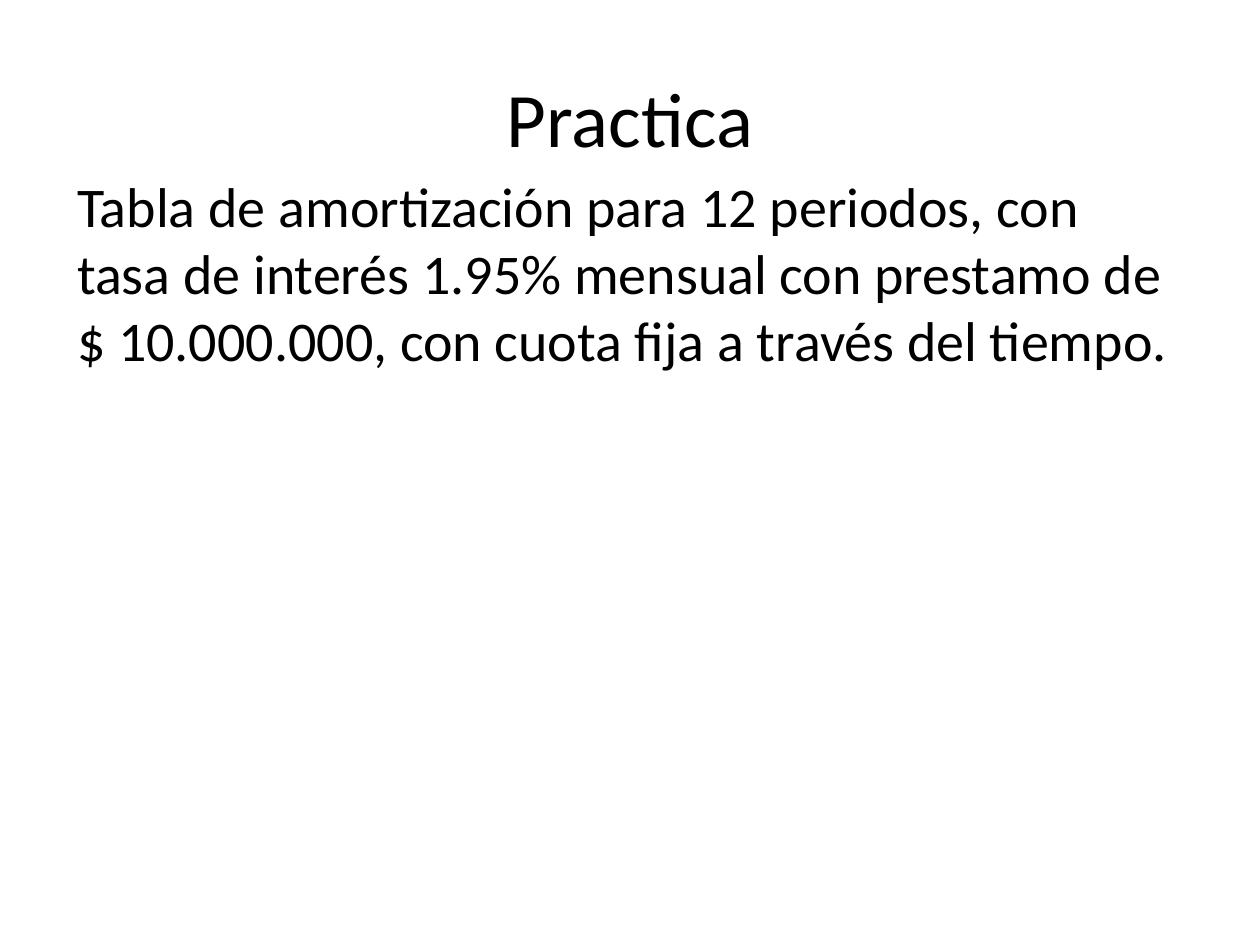
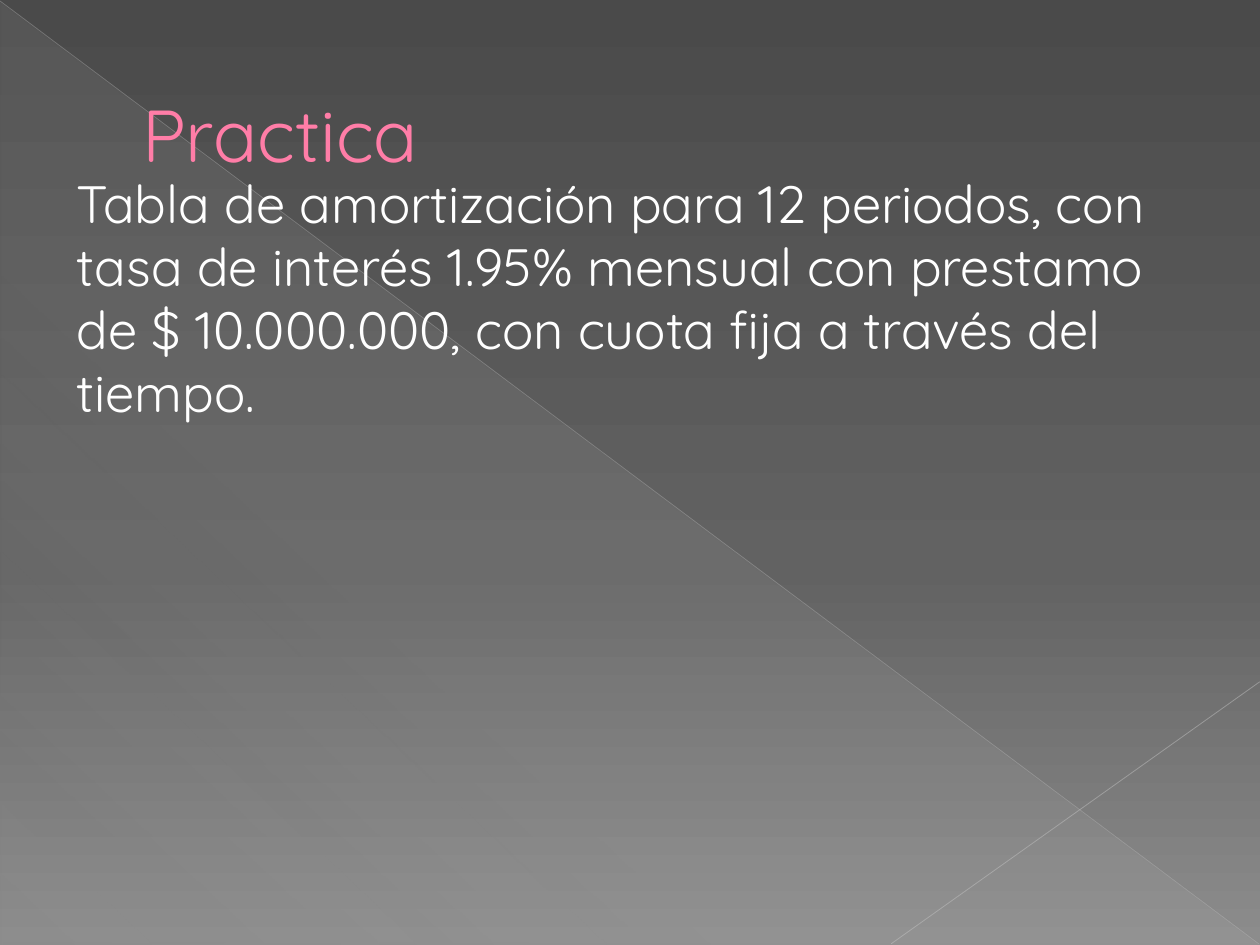
Before and after one commit to kleberloayzacastro/universidad, a slide deck: slide 13 of 2015-2016/clases/computacion_aplicada_2/clase_2/clase_2.pptx. Drawn at 1260x945 pixels with LibreOffice and Linux fonts; fonts in the diff are those of the drawing. Boxes give left, top, right and bottom in pixels: in the first picture for what was removed or moved away, otherwise in the second. Text is boxed around its words. In the diff, an @@ line names an element or a change of style, - is before the commit and + after.

```diff
--- a/2015-2016/clases/computacion_aplicada_2/clase_2/clase_2.pptx
+++ b/2015-2016/clases/computacion_aplicada_2/clase_2/clase_2.pptx
@@ background #FFFFFF to gradient #4A4A4A to #626262 to #8C8C8C @@
@@ line added from (0, 1) to (1259, 944), #BFBFBF 0.39 pt @@
@@ right triangle added at box(1, 3, 1259, 945), fill gradient #D2D2D2 @@
@@ title "Practica" at box(142, 110, 418, 163): size 44 to 42 pt, font Calibri to Quicksand, text colour #000000 to #FF7DA7, letter outline none to #B12761 0.5 pt; alignment centre to left; indent changed @@
@@ text "Tabla de amortización para 12 ..." at box(77, 184, 1144, 423): size 32 to 30 pt, font Calibri to Quicksand, text colour #000000 to #FFFFFF @@
@@ line added from (1260, 682) to (891, 944), #C6C6C6 0.47 pt @@
```
Also in this commit, not shown: 12 other slides changed, 9 other files.
